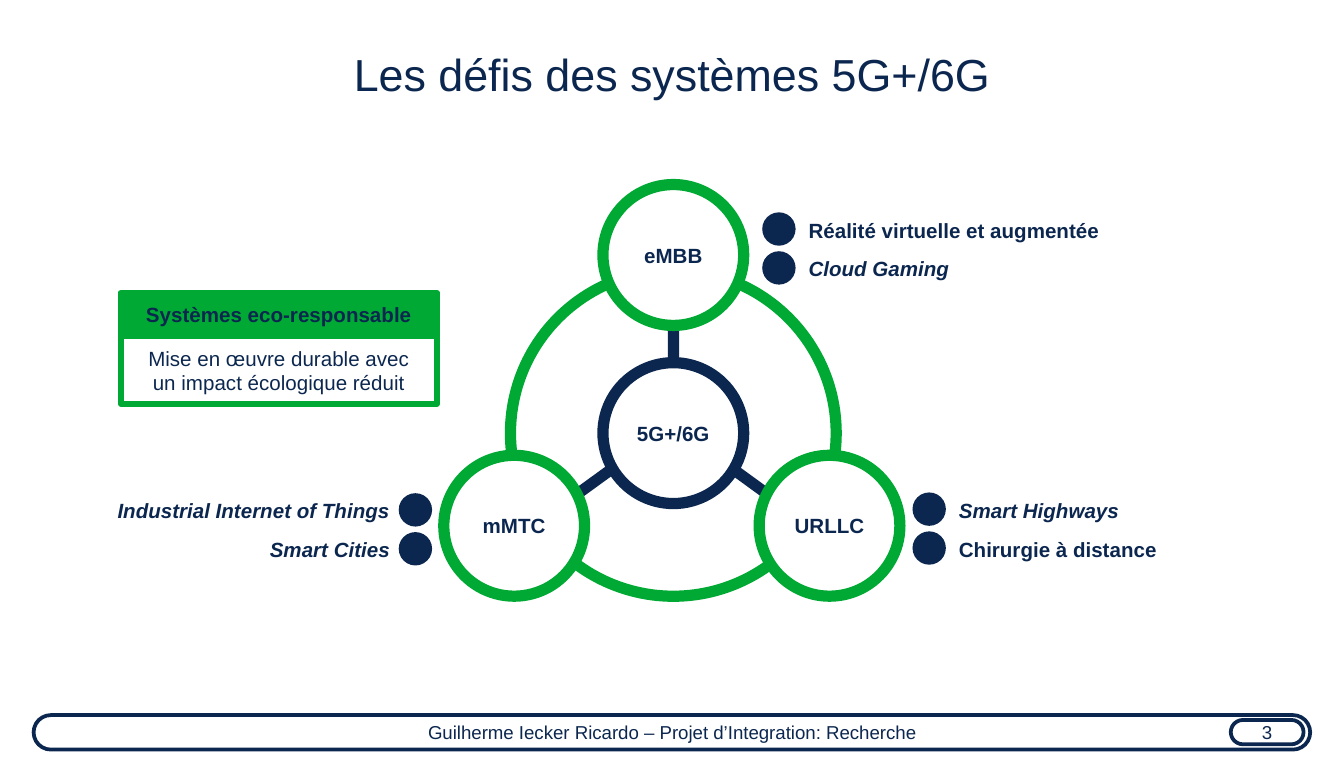
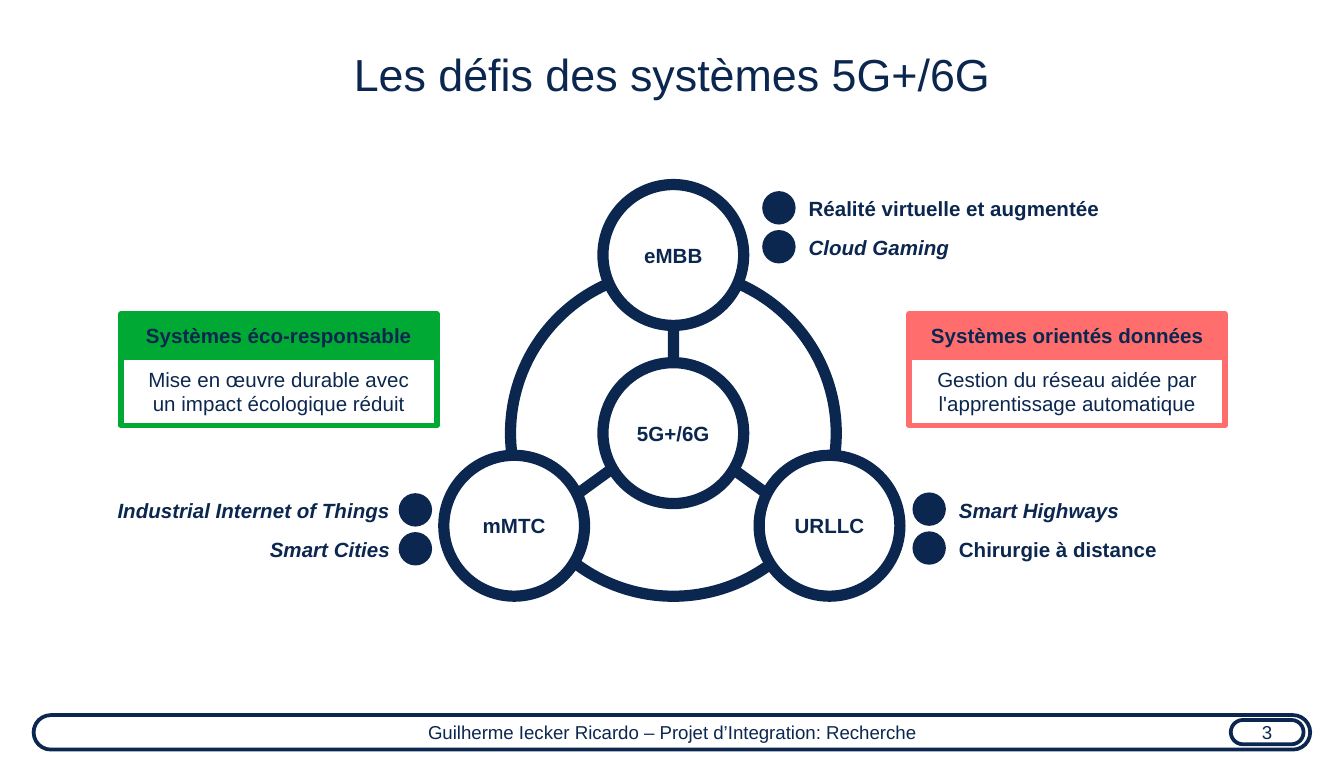
Before and after one commit to guilhermeir/mcf, a slide deck: slide 7 of toulouse_audition.odp. Drawn at 1344x757 pixels with LibreOffice and Linux fonts; fonts in the diff are those of the drawing. Boxes give left, top, right and bottom in pixels: in the first picture for what was removed or moved away, otherwise in the second. Text is boxed around its words. In the diff, an @@ line names an element or a change of style, - is before the commit and + after.

```diff
--- a/toulouse_audition.odp
+++ b/toulouse_audition.odp
@@ ellipse moved from (x1=762, y1=251, x2=796, y2=285) to (x1=762, y1=191, x2=796, y2=224) @@
@@ text "Réalité virtuelle et augmentée" moved from (x1=809, y1=223, x2=1099, y2=242) to (x1=809, y1=201, x2=1099, y2=221) @@
@@ text "Cloud Gaming" moved from (x1=809, y1=261, x2=949, y2=281) to (x1=809, y1=240, x2=949, y2=260) @@
@@ outline #00A933 6.01 pt to #0C274F 6.01 pt in 4 elements at (x1=444, y1=456, x2=585, y2=597), (x1=759, y1=456, x2=900, y2=597), (x1=603, y1=184, x2=745, y2=325), (x1=511, y1=270, x2=836, y2=597) @@
@@ 2 rectangles, 1 ellipse moved together from (x1=121, y1=212, x2=796, y2=405) to (x1=121, y1=230, x2=796, y2=426) @@
@@ text in rectangle at (x1=146, y1=328, x2=411, y2=347): text changed @@
-Systèmes eco-responsable
+Systèmes éco-responsable
@@ rectangle added at (x1=910, y1=313, x2=1226, y2=356), fill #FF6D6D, outline #FF6D6D 3 pt, 11 pt, text #0C274F, bold @@
+Systèmes orientés données
@@ rectangle added at (x1=910, y1=358, x2=1226, y2=426), fill #FFFFFF, outline #FF6D6D 3 pt, 11 pt, text #0C274F @@
+Gestion du réseau aidée par l'apprentissage automatique
```
Also in this commit, not shown: 9 other slides changed, 8 slides added, 2 slides removed, 1 other file.
